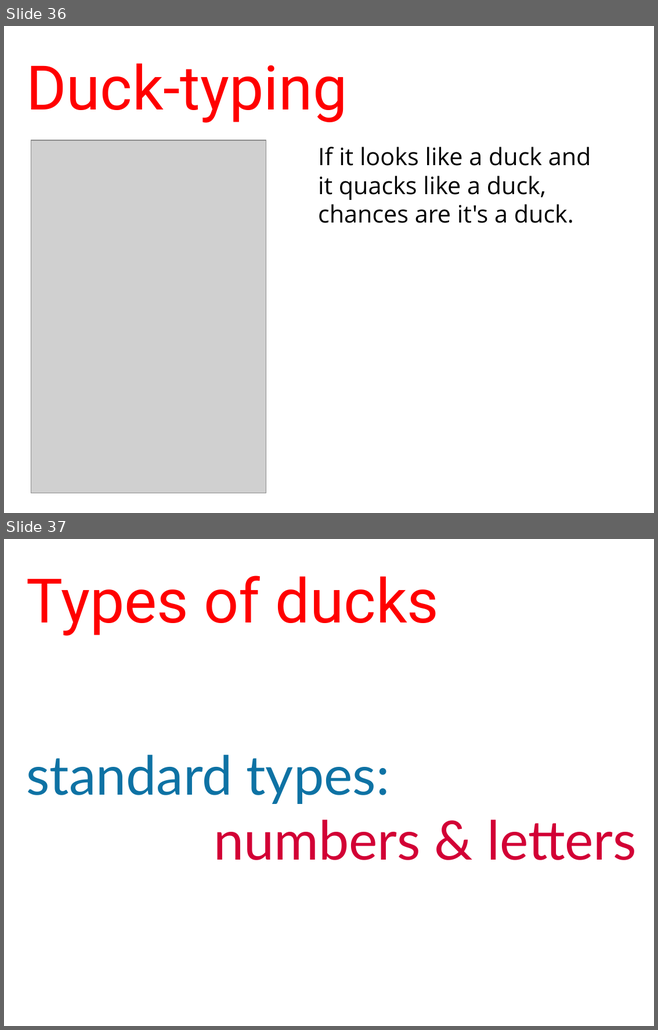
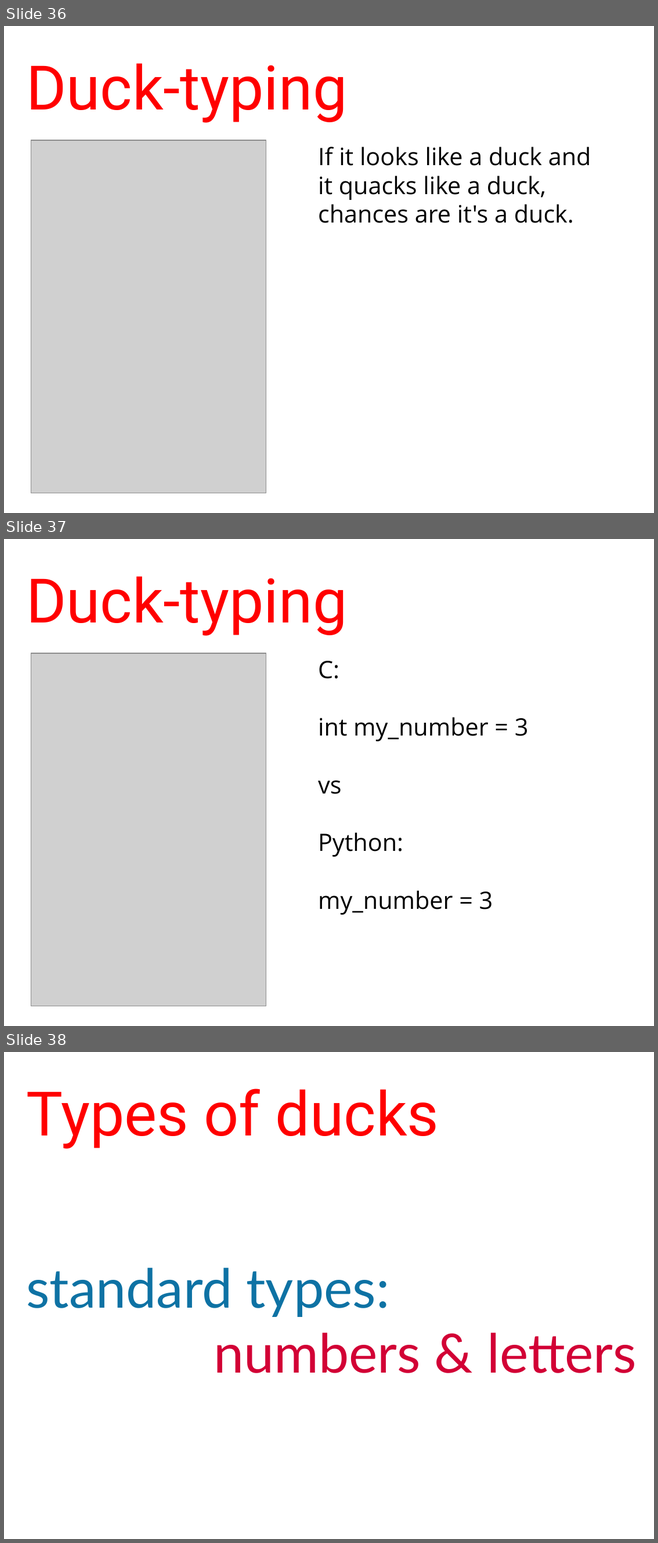
Before and after one commit to humanitiesprogramming/slides, a slide deck: 2017/python/Python Programming Concepts I.pptx. Shown one above the other, each under a label of ours: slides 36 and 37 before the commit, slides 36, 37 and 38 after it. The pictures are 658x1030 and 658x1543 pixels, drawn with LibreOffice and Linux fonts; fonts in the diff are those of the drawing; grey boxes stand for pictures. Boxes give left, top, right and bottom in pixels: in the first picture for what was removed or moved away, otherwise in the second. Text is boxed around its words. In the diff, an @@ line names an element or a change of style, - is before the commit and + after.

```diff
--- a/2017/python/Python Programming Concepts I.pptx
+++ b/2017/python/Python Programming Concepts I.pptx
@@ slide 37 added at [4, 539, 654, 1026], background #FFFFFF @@
@@ title added at [26, 576, 347, 636], 68 pt, text #FF0000 @@
+Duck-typing
@@ picture added at [31, 653, 266, 1006] @@
@@ text added at [318, 661, 528, 915], 26.7 pt, text #000000 @@
+C:
+int my_number = 3
+vs
+Python:
+my_number = 3
@@ what was slide 37 is now slide 38 @@
```
Also in this commit, not shown: 16 slides changed, 2 other files.
